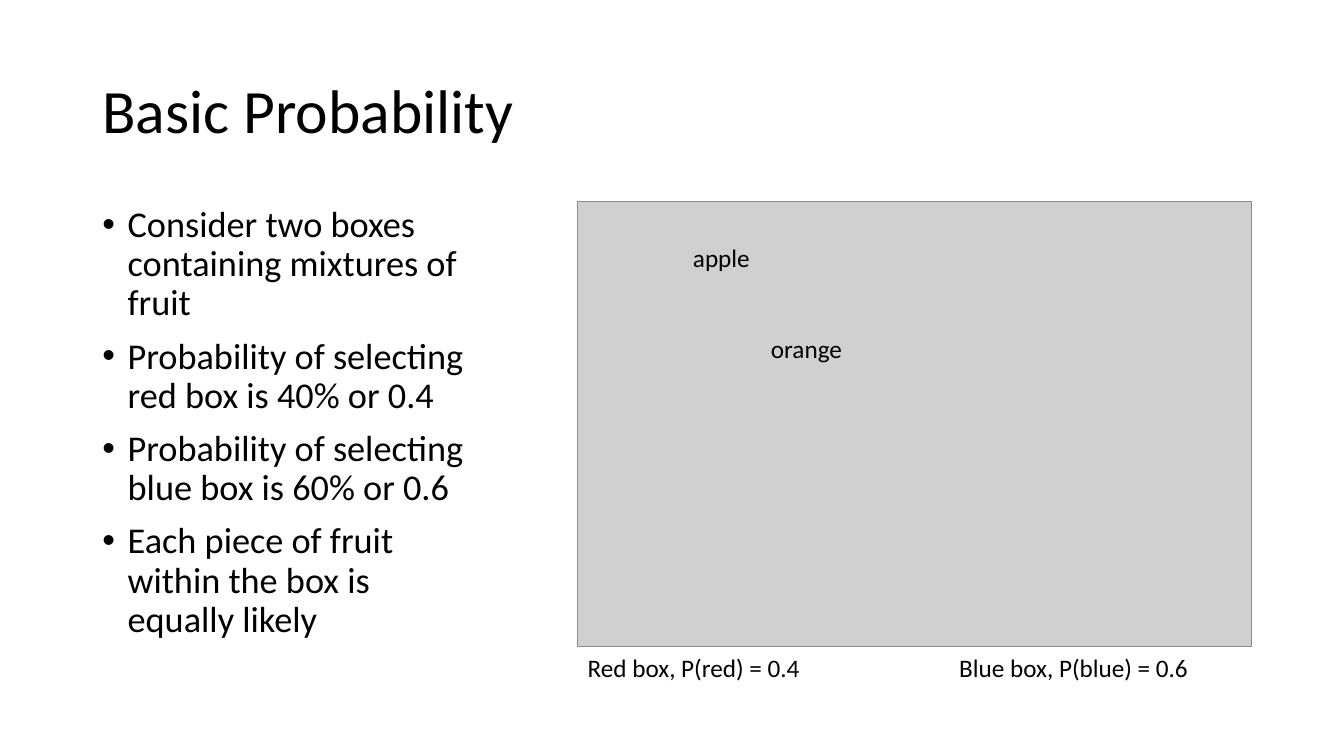
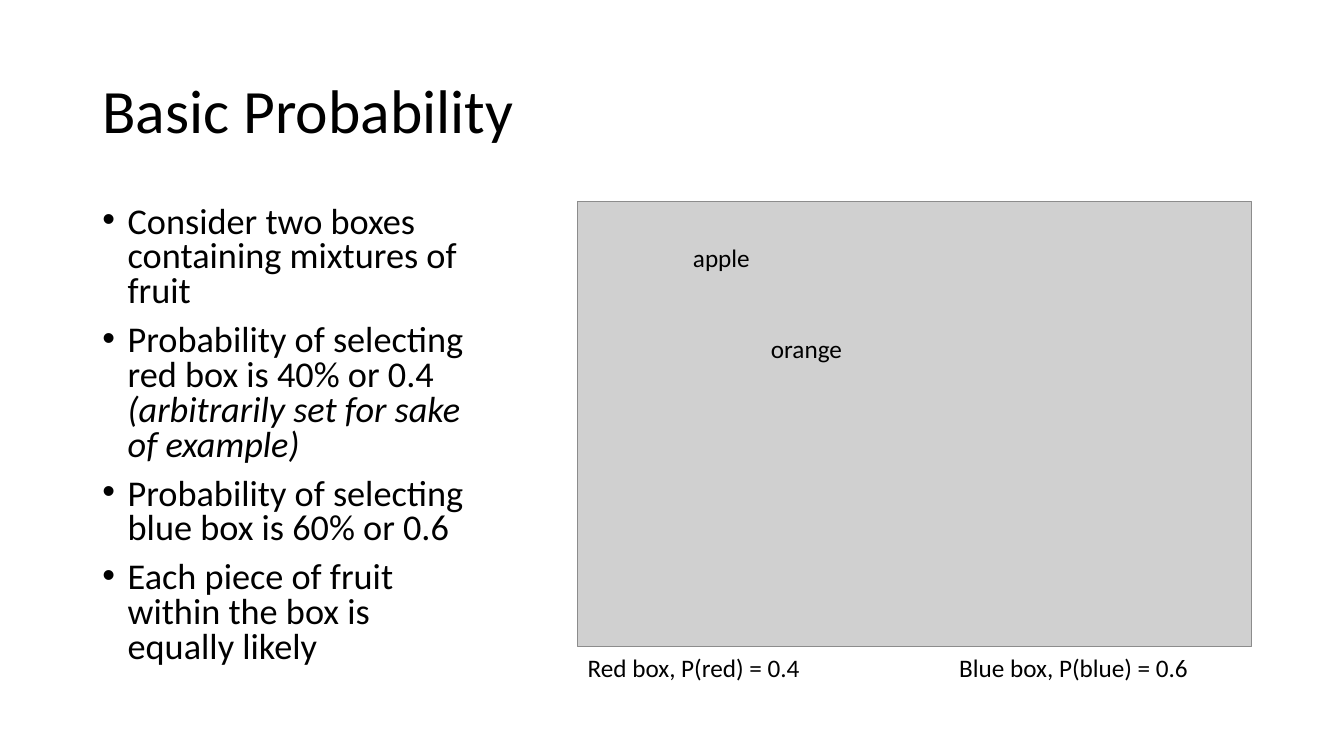
Before and after one commit to russellu/cs405, a slide deck: slide 16 of Lecture_04.pptx. Drawn at 1344x756 pixels with LibreOffice and Linux fonts; fonts in the diff are those of the drawing; grey boxes stand for pictures. Boxes give left, top, right and bottom in pixels: in the first picture for what was removed or moved away, otherwise in the second. Text is boxed around its words. In the diff, an @@ line names an element or a change of style, - is before the commit and + after.

```diff
--- a/Lecture_04.pptx
+++ b/Lecture_04.pptx
@@ text at (x1=128, y1=208, x2=463, y2=665): line spacing 0.9 to 0.8 @@
@@ text at (x1=128, y1=326, x2=463, y2=463): text changed @@
-• Probability of selecting red box is 40% or 0.4
+• Probability of selecting red box is 40% or 0.4 (arbitrarily set for sake of example)
```
Also in this commit, not shown: 12 other slides changed, 3 slides added, 1 slide removed.
